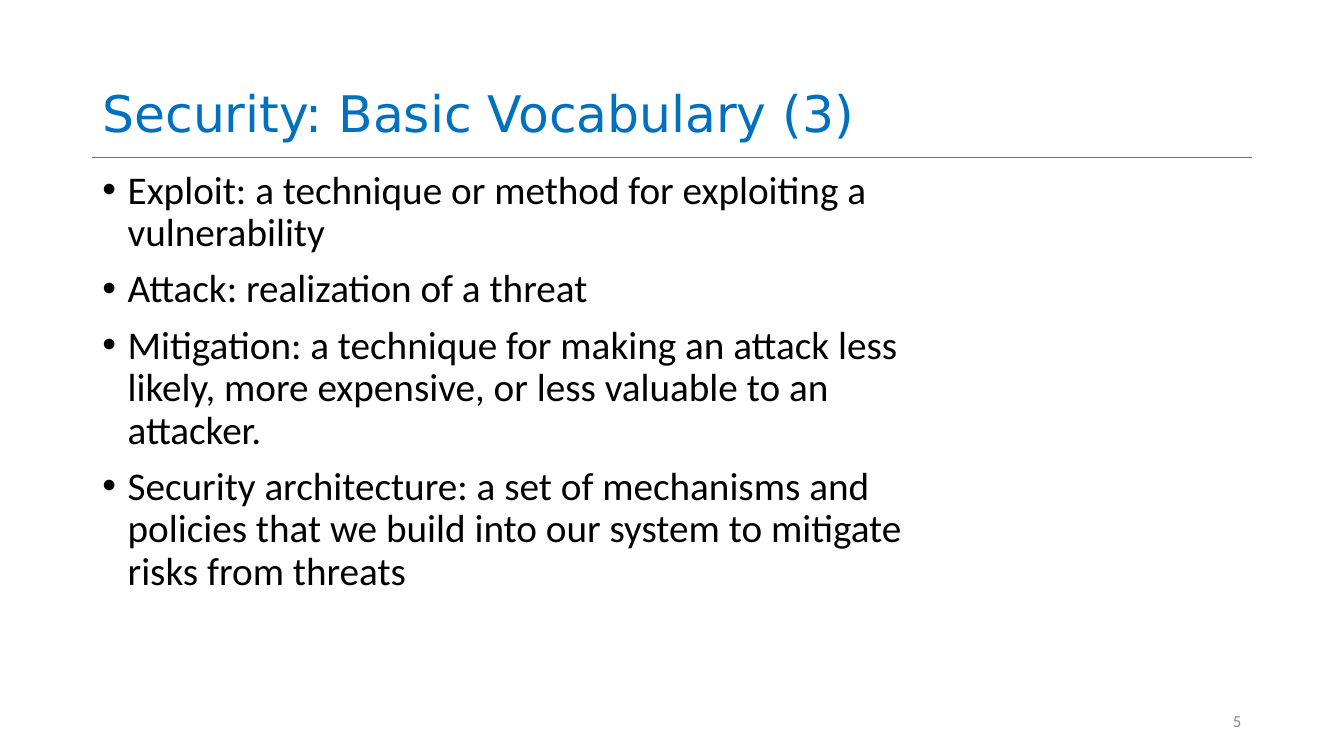
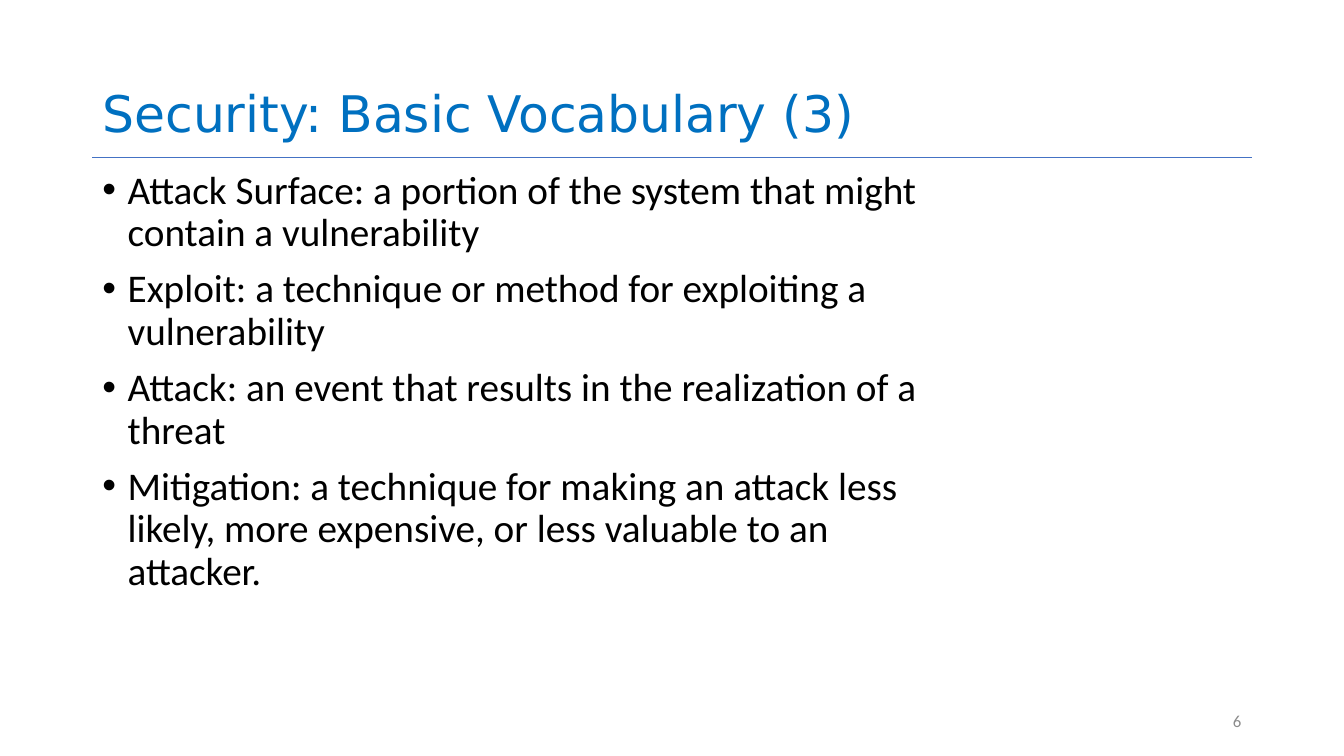
Before and after one commit to neu-se/CS4530-Spring-2026, a slide deck: slide 6 of Slides/Module 13 Security.pptx (slide 5 before the commit). Drawn at 1344x756 pixels with LibreOffice and Linux fonts; fonts in the diff are those of the drawing. Boxes give left, top, right and bottom in pixels: in the first picture for what was removed or moved away, otherwise in the second. Text is boxed around its words. In the diff, an @@ line names an element or a change of style, - is before the commit and + after.

```diff
--- a/Slides/Module 13 Security.pptx
+++ b/Slides/Module 13 Security.pptx
@@ text at bbox=[128, 176, 916, 253]: paragraph added @@
+• Attack Surface: a portion of the system that might contain a vulnerability
@@ text at bbox=[128, 373, 916, 445]: text changed @@
-• Attack: realization of a threat
+• Attack: an event that results in the realization of a threat
@@ text at bbox=[128, 472, 901, 586]: paragraph removed @@
-• Security architecture: a set of mechanisms and policies that we build into our system to mitigate risks from threats
@@ page number at bbox=[1233, 716, 1241, 727]: text changed @@
-5
+6
```
Also in this commit, not shown: 18 other slides changed, 18 slides added, 21 slides removed, 1 other file.
